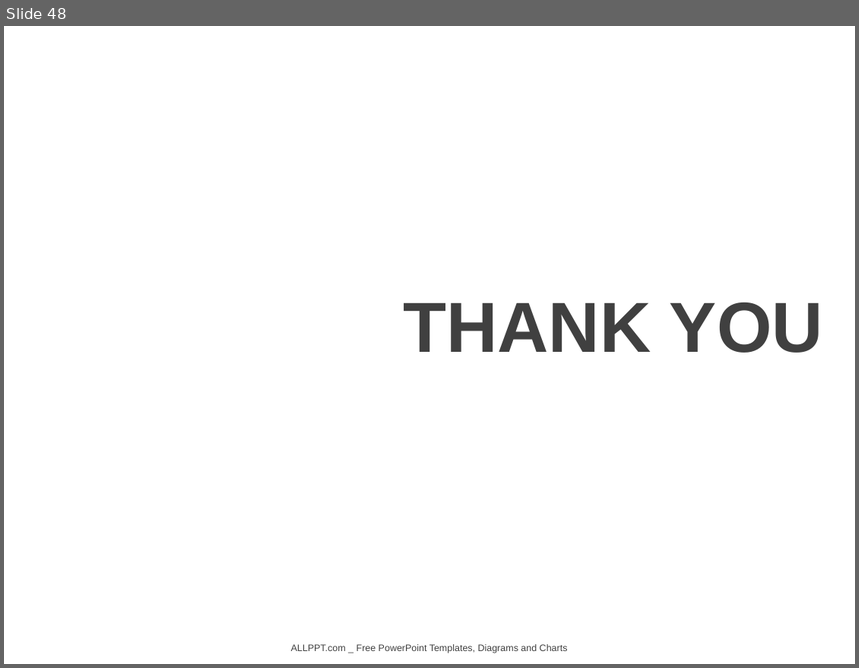
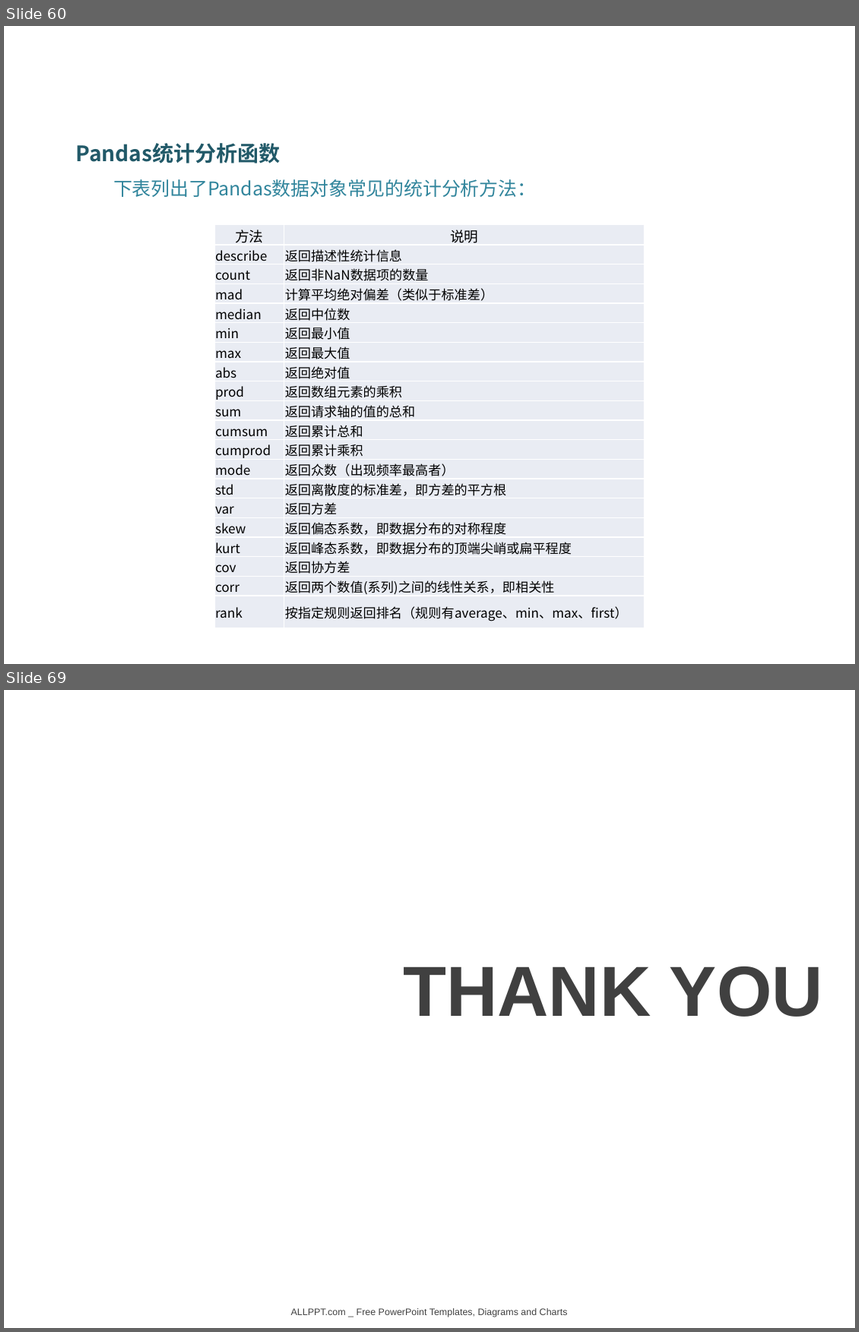
Before and after one commit to DataScienceCoding/Python-Data-Analysis, a slide deck: Python-Data-Analysis.pptx. Shown one above the other, each under a label of ours: slide 48 before the commit, slides 60 and 69 after it; the slides between them are not shown. The pictures are 859x668 and 859x1332 pixels, drawn with LibreOffice and Linux fonts; fonts in the diff are those of the drawing; background and template pictures are left out. Boxes give left, top, right and bottom in pixels: in the first picture for what was removed or moved away, otherwise in the second. Text is boxed around its words. In the diff, an @@ line names an element or a change of style, - is before the commit and + after.

```diff
--- a/Python-Data-Analysis.pptx
+++ b/Python-Data-Analysis.pptx
@@ slide 60 added at [4, 26, 855, 664], background picture (left out) @@
@@ text added at [76, 143, 536, 197], 16 pt, text #31859C @@
+Pandas统计分析函数
+下表列出了Pandas数据对象常见的统计分析方法：
@@ table added at [215, 224, 645, 625], 20 rows, 2 columns @@
+方法 | 说明
+describe | 返回描述性统计信息
+count | 返回非NaN数据项的数量
+mad | 计算平均绝对偏差（类似于标准差）
+median | 返回中位数
+min | 返回最小值
+max | 返回最大值
+abs | 返回绝对值
+prod | 返回数组元素的乘积
+sum | 返回请求轴的值的总和
+cumsum | 返回累计总和
+cumprod | 返回累计乘积
+mode | 返回众数（出现频率最高者）
+std | 返回离散度的标准差，即方差的平方根
+var | 返回方差
+skew | 返回偏态系数，即数据分布的对称程度
+kurt | 返回峰态系数，即数据分布的顶端尖峭或扁平程度
+cov | 返回协方差
+corr | 返回两个数值(系列)之间的线性关系，即相关性
+rank | 按指定规则返回排名（规则有average、min、max、first）
@@ what was slide 48 is now slide 69 @@
```
Also in this commit, not shown: 6 slides changed, 20 other slides added, 11 other files.
